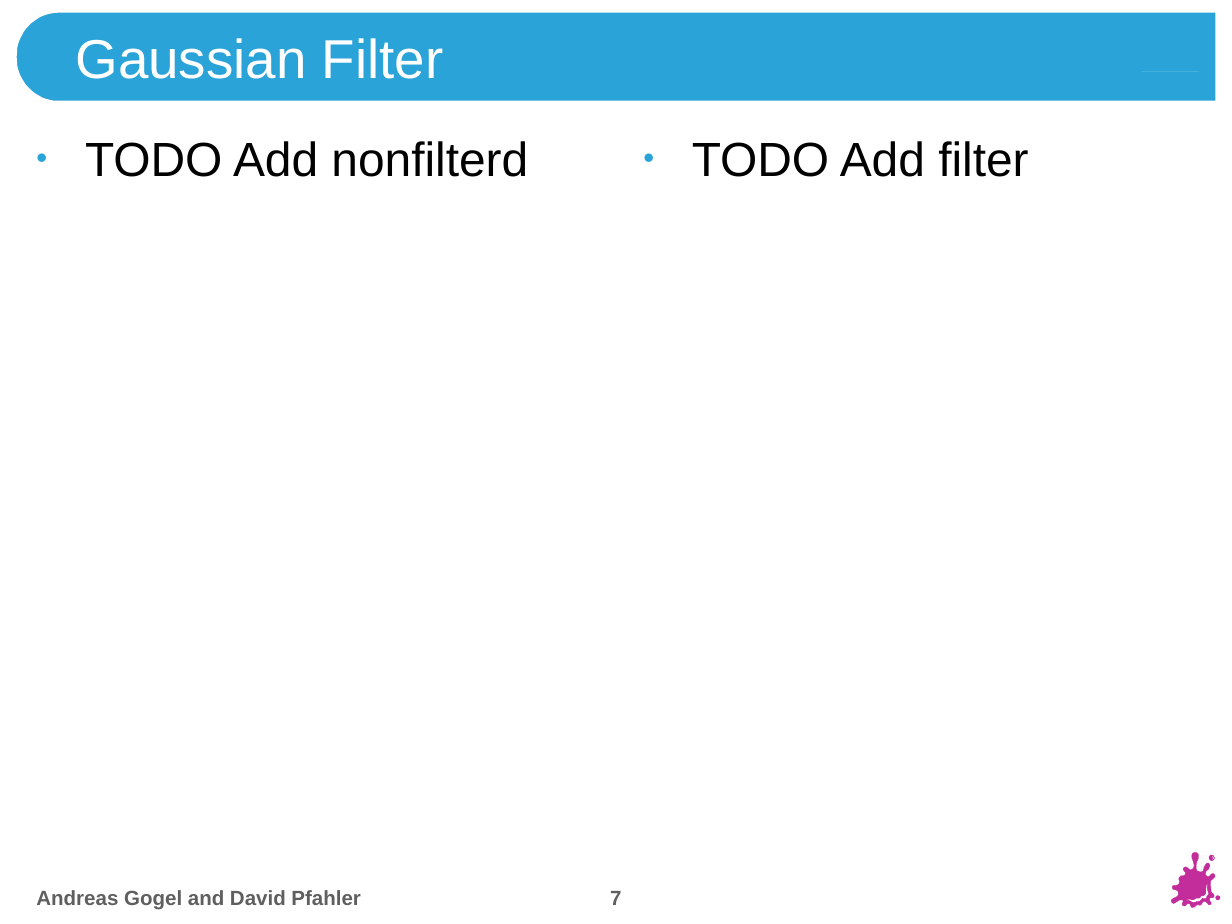
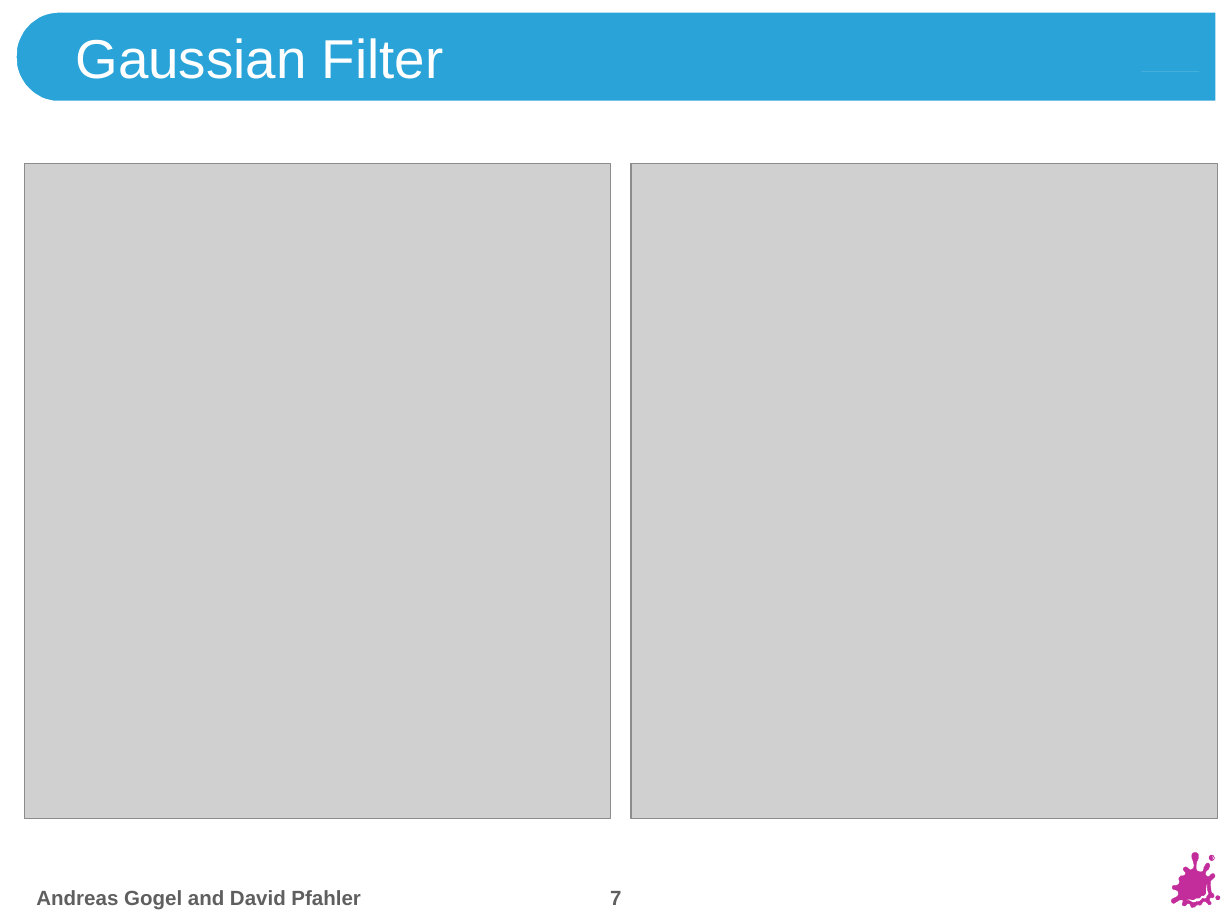
Before and after one commit to theShmoo/medvis2, a slide deck: slide 7 of Slides/MedVis2.pptx. Drawn at 1232x924 pixels with LibreOffice and Linux fonts; fonts in the diff are those of the drawing; grey boxes stand for pictures; background and template pictures are left out. Boxes give left, top, right and bottom in pixels: in the first picture for what was removed or moved away, otherwise in the second. Text is boxed around its words. In the diff, an @@ line names an element or a change of style, - is before the commit and + after.

```diff
--- a/Slides/MedVis2.pptx
+++ b/Slides/MedVis2.pptx
@@ text removed at (x1=85, y1=141, x2=528, y2=177) @@
-• TODO Add nonfilterd
@@ text removed at (x1=692, y1=141, x2=1028, y2=177) @@
-• TODO Add filter
@@ picture added at (x1=25, y1=164, x2=611, y2=818) @@
@@ picture added at (x1=631, y1=164, x2=1217, y2=819) @@
```
Also in this commit, not shown: 7 other slides changed, 2 slides added, 10 other files.
